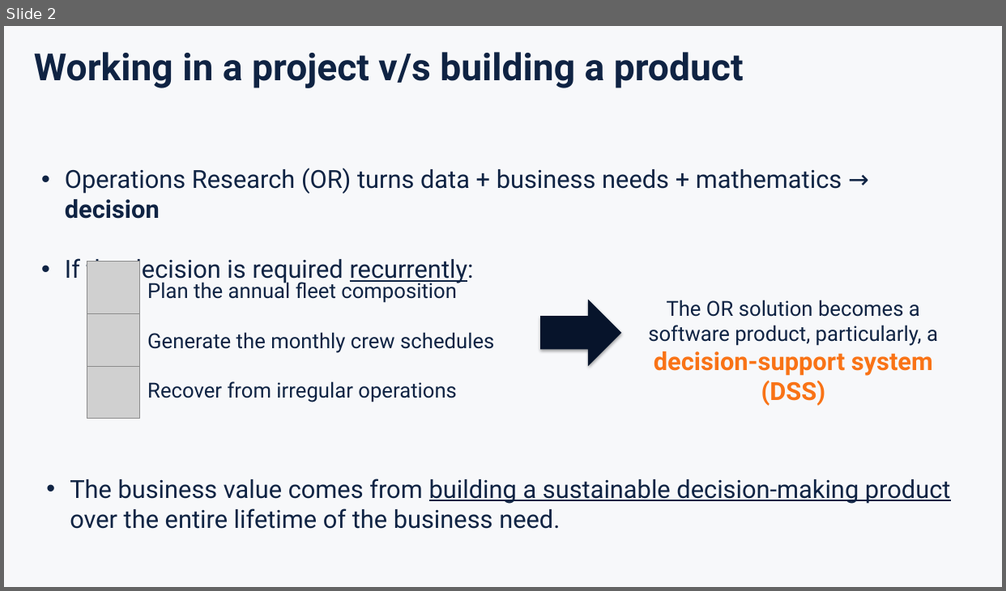
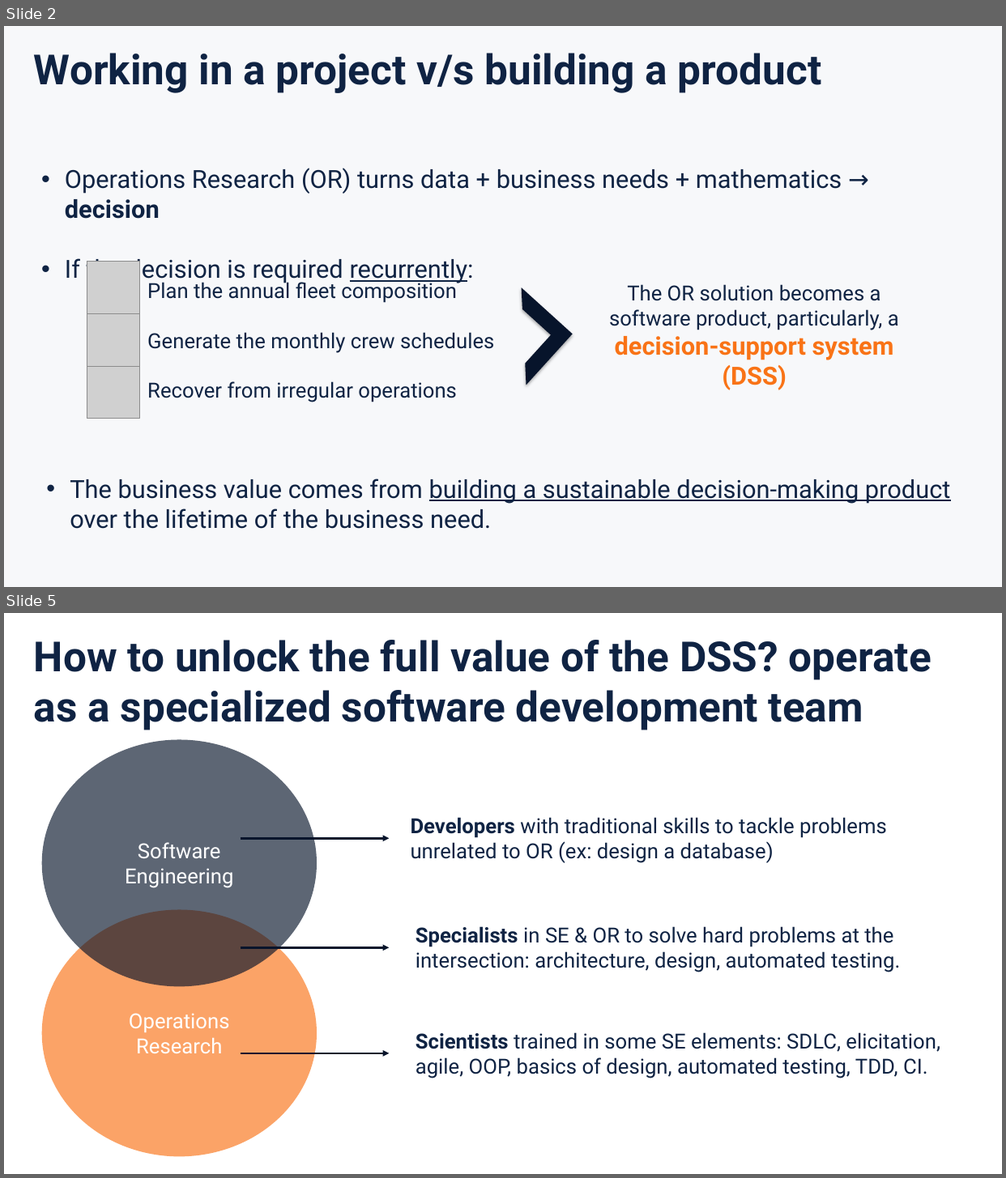
Before and after one commit to sefop/sefop-training-hub, a slide deck: workshops/2026-10-25-agifors-annual-symposium/agifors-sefop.pptx. Shown one above the other, each under a label of ours: slide 2 before the commit, slides 2 and 5 after it; the slides between them are not shown. The pictures are 1006x591 and 1006x1178 pixels, drawn with LibreOffice and Linux fonts; fonts in the diff are those of the drawing; grey boxes stand for pictures. Boxes give left, top, right and bottom in pixels: in the first picture for what was removed or moved away, otherwise in the second. Text is boxed around its words. In the diff, an @@ line names an element or a change of style, - is before the commit and + after.

```diff
--- a/workshops/2026-10-25-agifors-annual-symposium/agifors-sefop.pptx
+++ b/workshops/2026-10-25-agifors-annual-symposium/agifors-sefop.pptx
@@ slide 5 added at [4,613,1002,1174], background #FFFFFF @@
@@ text added at [34,640,931,730], 40 pt, text #0F2343, bold @@
+How to unlock the full value of the DSS? operate as a specialized software development team
@@ ellipse added at [42,739,317,986], fill #07142B at 65% opacity, 20 pt, text #FFFFFF @@
+Software
+Engineering
@@ text added at [411,817,887,863], 20 pt, text #0F2343 @@
+Developers with traditional skills to tackle problems unrelated to OR (ex: design a database)
@@ arrow added from (241, 838) to (389, 838), #07142B 2 pt @@
@@ ellipse added at [42,910,317,1157], fill #F97316 at 65% opacity, 20 pt, text #FFFFFF @@
+Operations
+Research
@@ text added at [415,926,900,973], 20 pt, text #0F2343 @@
+Specialists in SE & OR to solve hard problems at the intersection: architecture, design, automated testing.
@@ arrow added from (241, 948) to (389, 948), #07142B 2 pt @@
@@ text added at [415,1033,940,1079], 20 pt, text #0F2343 @@
+Scientists trained in some SE elements: SDLC, elicitation, agile, OOP, basics of design, automated testing, TDD, CI.
@@ arrow added from (241, 1054) to (389, 1054), #07142B 2 pt @@
@@ slide 2 changed as well @@
@@ text "Working in a project v/s ..." at [34,53,821,93]: size 36 to 40 pt @@
@@ half frame added at [475,288,572,386], fill #07142B @@
@@ text "The OR solution becomes a ...": place and size @@
-text "The OR solution becomes a ..." at [648,300,938,406]
+text "The OR solution becomes a ..." at [609,284,899,390]
@@ right arrow removed at [541,299,621,366] @@
@@ text at [70,479,951,529]: text changed @@
-• The business value comes from building a sustainable decision-making product over the entire lifetime of the business need.
+• The business value comes from building a sustainable decision-making product over the lifetime of the business need.
```
Also in this commit, not shown: 1 other slide changed, 9 other slides added, 11 slides removed, 1 other file.
